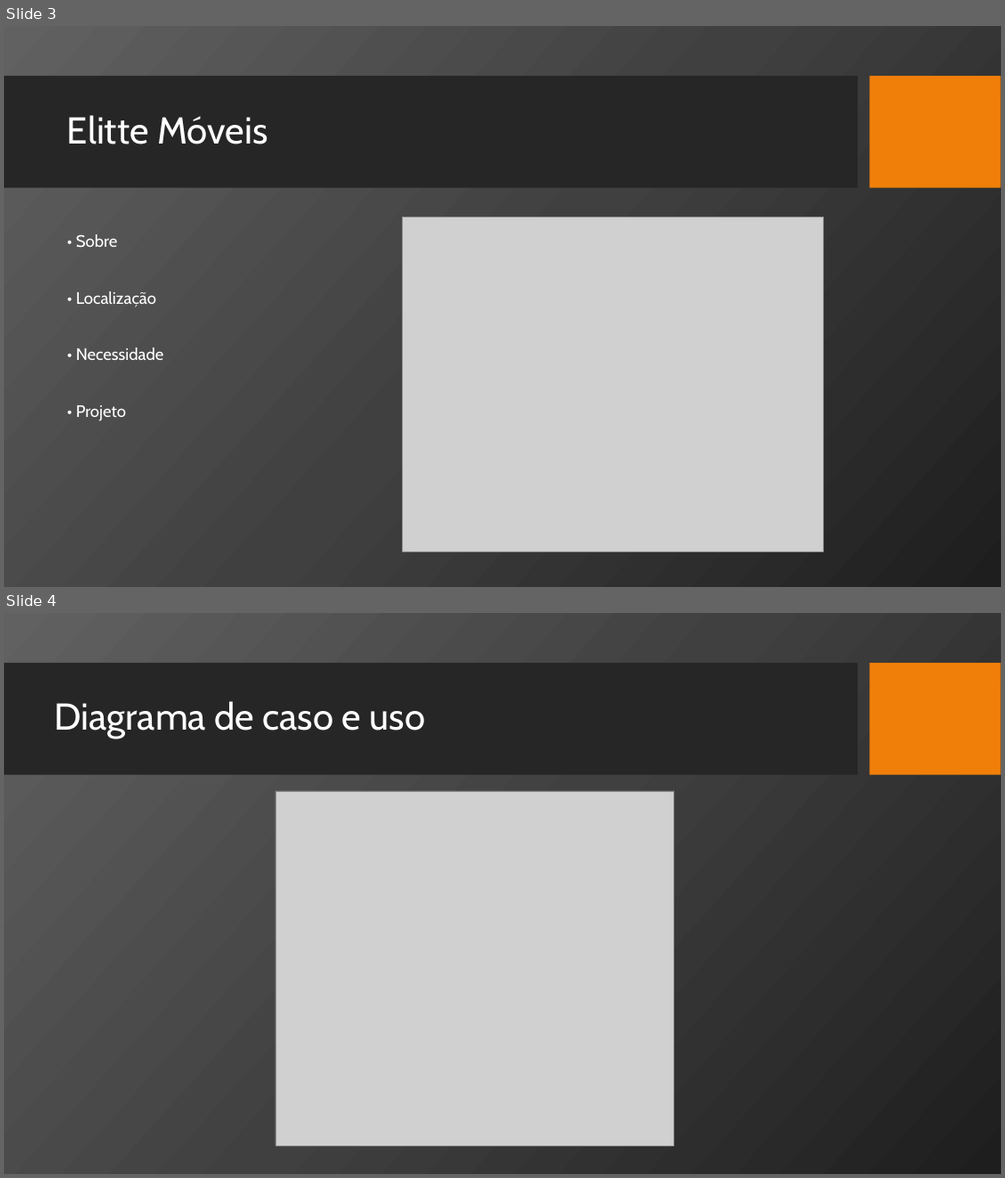
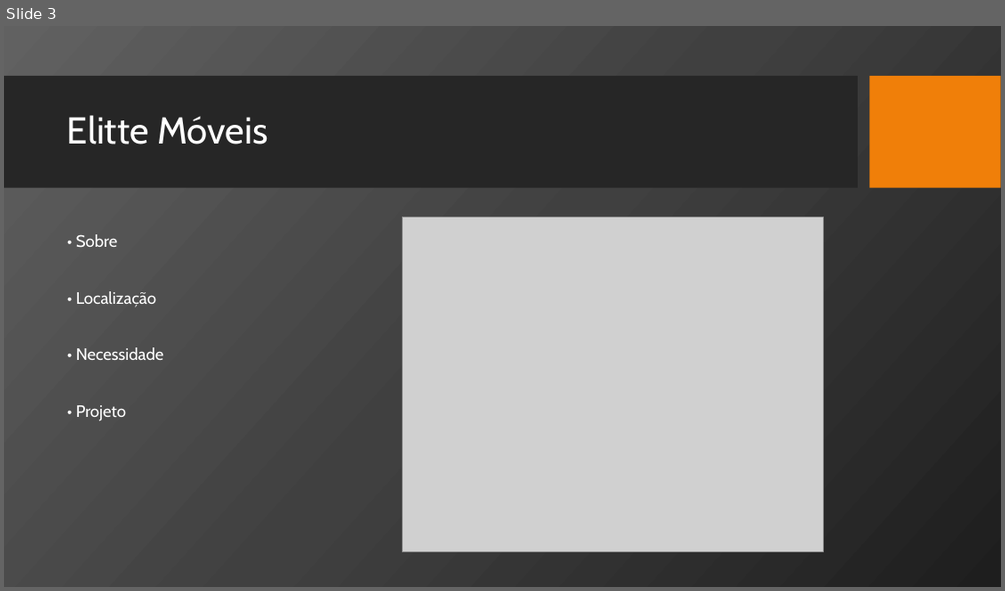
Before and after one commit to DaviSanttos/ElitteM, a slide deck: elitteMoveis-planejamento/Documentos -apresentação/Gerenciamento de Estoque-1.pptx. Shown one above the other, each under a label of ours: slides 3 and 4 before the commit, slide 3 after it. The pictures are 1005x1178 and 1005x591 pixels, drawn with LibreOffice and Linux fonts; fonts in the diff are those of the drawing; grey boxes stand for pictures; background and template pictures are left out. Boxes give left, top, right and bottom in pixels: in the first picture for what was removed or moved away, otherwise in the second. Text is boxed around its words. In the diff, an @@ line names an element or a change of style, - is before the commit and + after.

```diff
--- a/elitteMoveis-planejamento/Documentos -apresentação/Gerenciamento de Estoque-1.pptx
+++ b/elitteMoveis-planejamento/Documentos -apresentação/Gerenciamento de Estoque-1.pptx
@@ slide 4 removed at box(4, 613, 1001, 1174), background picture (left out); not listed: 2 template elements that a slide beside it also shows @@
@@ title removed at box(54, 701, 425, 738) @@
-Diagrama de caso e uso
@@ picture removed at box(275, 791, 674, 1145) @@
```
Also in this commit, not shown: 6 other slides removed, 23 other files.
